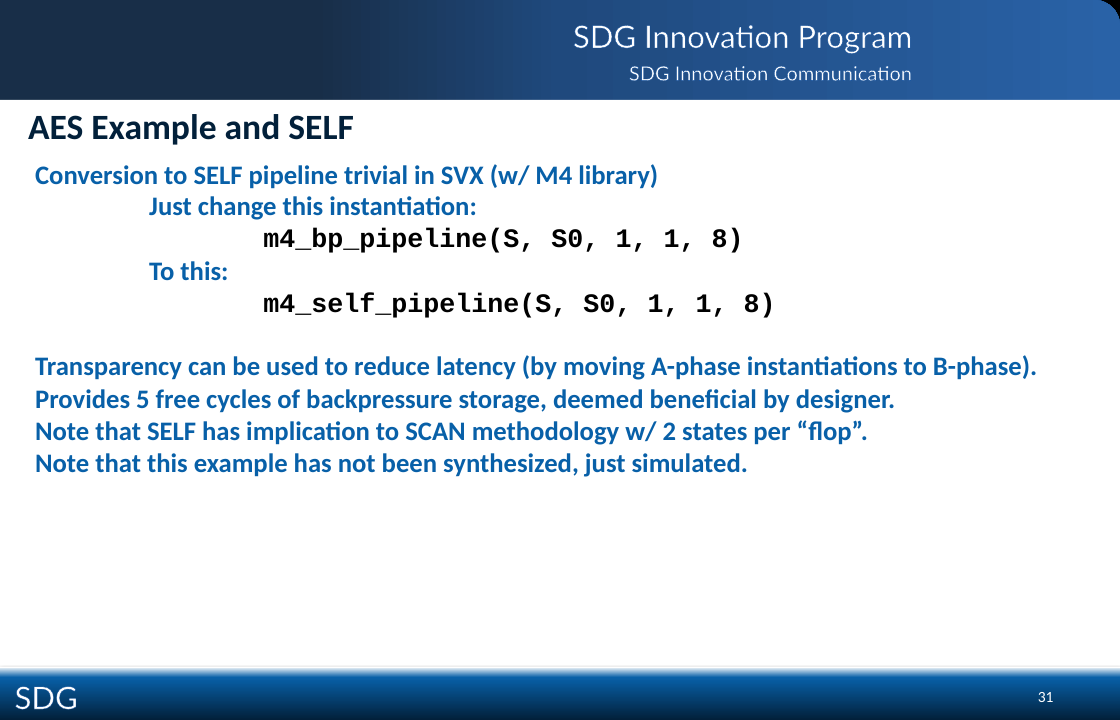
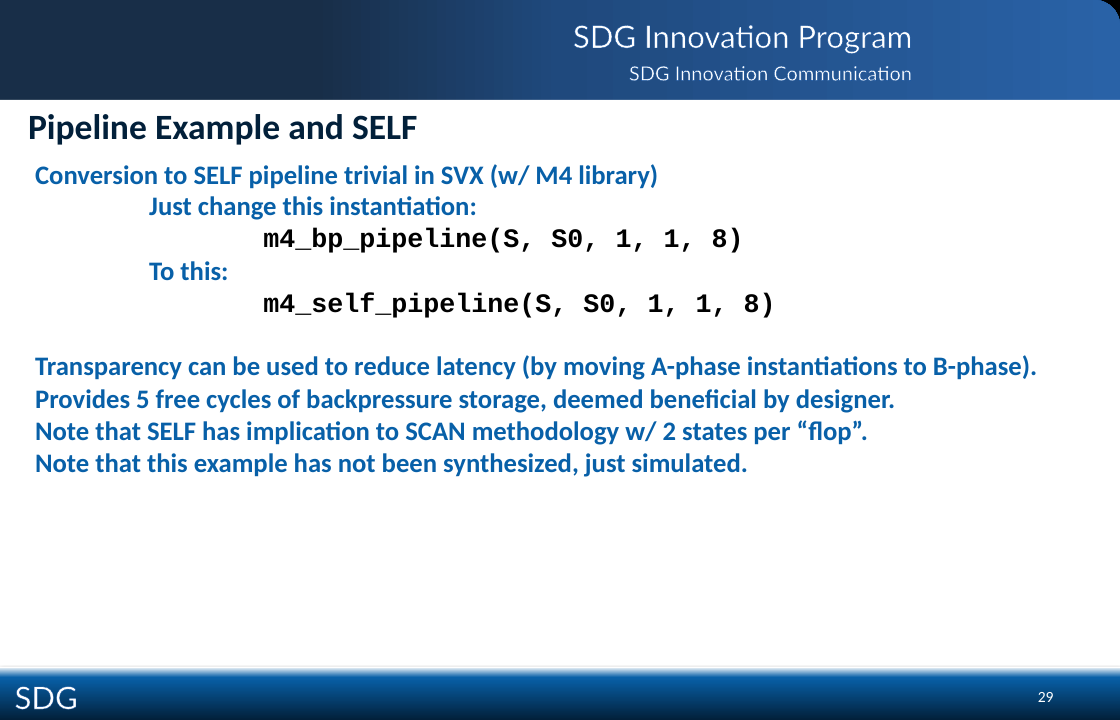
Before and after one commit to SystemVerilogX/SVX, a slide deck: slide 29 of SVX Docs/SVX Public Docs/SVX Data Flow.pptx (slide 31 before the commit). Drawn at 1120x720 pixels with LibreOffice and Linux fonts; fonts in the diff are those of the drawing; background and template pictures are left out. Boxes give left, top, right and bottom in pixels: in the first picture for what was removed or moved away, otherwise in the second. Text is boxed around its words. In the diff, an @@ line names an element or a change of style, - is before the commit and + after.

```diff
--- a/SVX Docs/SVX Public Docs/SVX Data Flow.pptx
+++ b/SVX Docs/SVX Public Docs/SVX Data Flow.pptx
@@ title at (28,114,417,145): text changed @@
-AES Example and SELF
+Pipeline Example and SELF
@@ page number at (1038,692,1054,702): text changed @@
-31
+29
```
Also in this commit, not shown: 12 other slides changed, 1 slide added, 3 slides removed.
